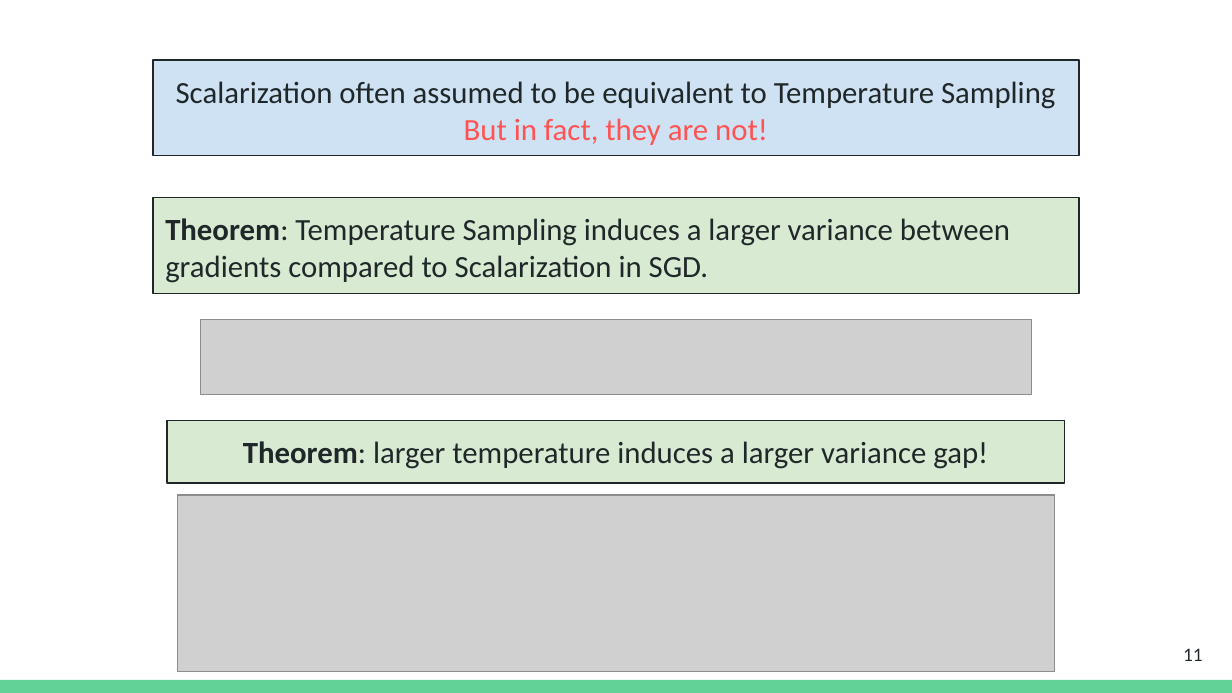
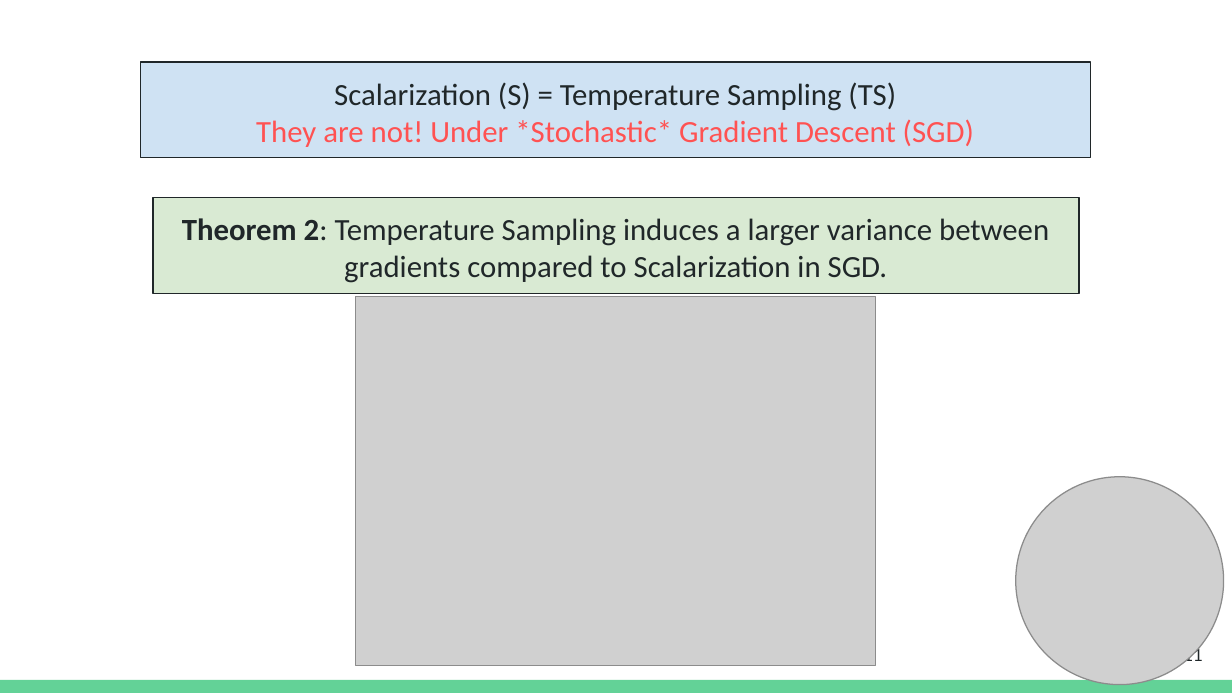
Before and after one commit to danyaljj/homepage, a slide deck: slide 11 of files/2025_cooldown/Cooldown_NAACL_2025_10min.pptx. Drawn at 1232x693 pixels with LibreOffice and Linux fonts; fonts in the diff are those of the drawing; grey boxes stand for pictures. Boxes give left, top, right and bottom in pixels: in the first picture for what was removed or moved away, otherwise in the second. Text is boxed around its words. In the diff, an @@ line names an element or a change of style, - is before the commit and + after.

```diff
--- a/files/2025_cooldown/Cooldown_NAACL_2025_10min.pptx
+++ b/files/2025_cooldown/Cooldown_NAACL_2025_10min.pptx
@@ rectangle "Scalarization (S) = Temperature Sampling ...": place and size @@
-rectangle "Scalarization (S) = Temperature Sampling ..." at bbox=[153, 60, 1079, 156]
+rectangle "Scalarization (S) = Temperature Sampling ..." at bbox=[140, 62, 1090, 158]
@@ text in rectangle at bbox=[256, 82, 974, 147]: text changed; text colour #202729 to #FF5252 @@
-Scalarization often assumed to be equivalent to Temperature Sampling
-But in fact, they are not!
+Scalarization (S) = Temperature Sampling (TS)
+They are not! Under *Stochastic* Gradient Descent (SGD)
@@ text in rectangle at bbox=[182, 218, 1049, 283]: text changed @@
-Theorem: Temperature Sampling induces a larger variance between gradients compared to Scalarization in SGD.
+Theorem 2: Temperature Sampling induces a larger variance between gradients compared to Scalarization in SGD.
@@ picture added at bbox=[356, 297, 876, 665] @@
@@ picture removed at bbox=[201, 319, 1031, 394] @@
@@ rectangle removed at bbox=[168, 420, 1066, 483] @@
-Theorem: larger temperature induces a larger variance gap!
@@ picture added at bbox=[1015, 477, 1223, 685] @@
@@ picture removed at bbox=[177, 495, 1055, 671] @@
```
Also in this commit, not shown: 15 other slides changed, 5 slides added, 6 slides removed, 3 other files.
